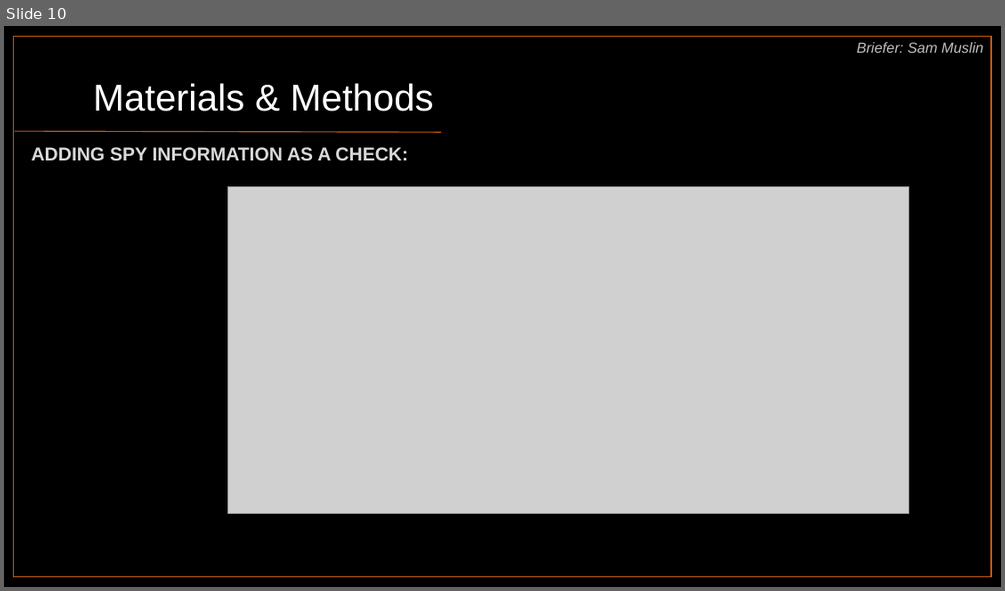
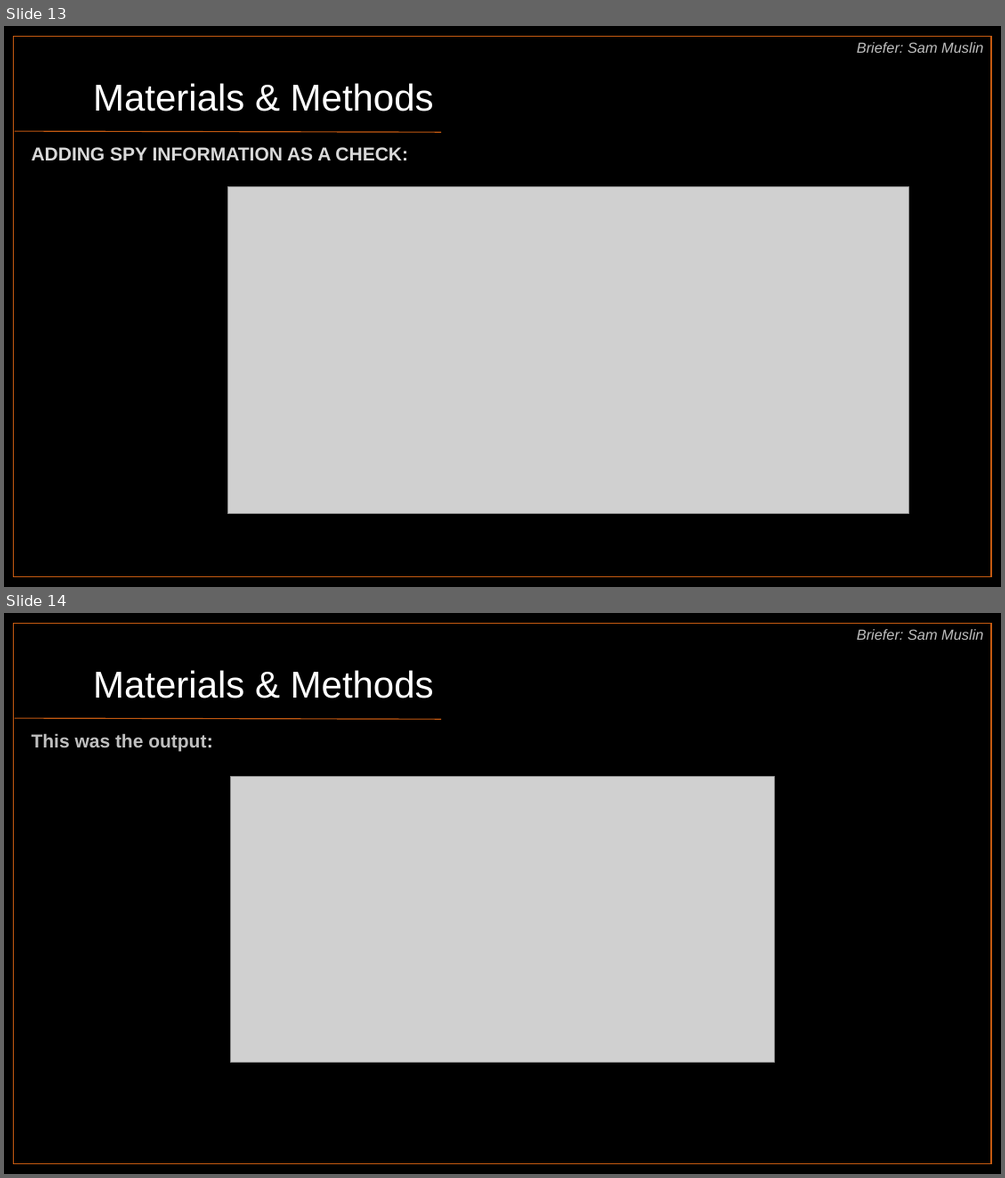
Before and after one commit to harithmd1/project1_group2, a slide deck: MACD_Indicators_Group_2.pptx. Shown one above the other, each under a label of ours: slide 10 before the commit, slides 13 and 14 after it. The pictures are 1005x591 and 1005x1178 pixels, drawn with LibreOffice and Linux fonts; fonts in the diff are those of the drawing; grey boxes stand for pictures. Boxes give left, top, right and bottom in pixels: in the first picture for what was removed or moved away, otherwise in the second. Text is boxed around its words. In the diff, an @@ line names an element or a change of style, - is before the commit and + after.

```diff
--- a/MACD_Indicators_Group_2.pptx
+++ b/MACD_Indicators_Group_2.pptx
@@ slide 14 added at bbox=[4, 613, 1001, 1174], background #FFFFFF @@
@@ rectangle added at bbox=[4, 613, 1001, 1174], fill #000000 @@
@@ rectangle added at bbox=[13, 624, 991, 1163], fill #000000, outline #C55A11 1 pt @@
@@ text added at bbox=[857, 629, 983, 640], 14 pt, text #BFBFBF, italic @@
+Briefer: Sam Muslin
@@ text added at bbox=[93, 670, 434, 698], 36 pt, text #FFFFFF @@
+Materials & Methods
@@ line added from (15, 718) to (442, 719), #C55A11 1 pt @@
@@ text added at bbox=[32, 733, 212, 751], 18 pt, text #BFBFBF, bold @@
+This was the output:
@@ picture added at bbox=[231, 777, 774, 1062] @@
@@ what was slide 10 is now slide 13 @@
```
Also in this commit, not shown: 13 slides changed, 2 other slides added, 1 slide removed.
